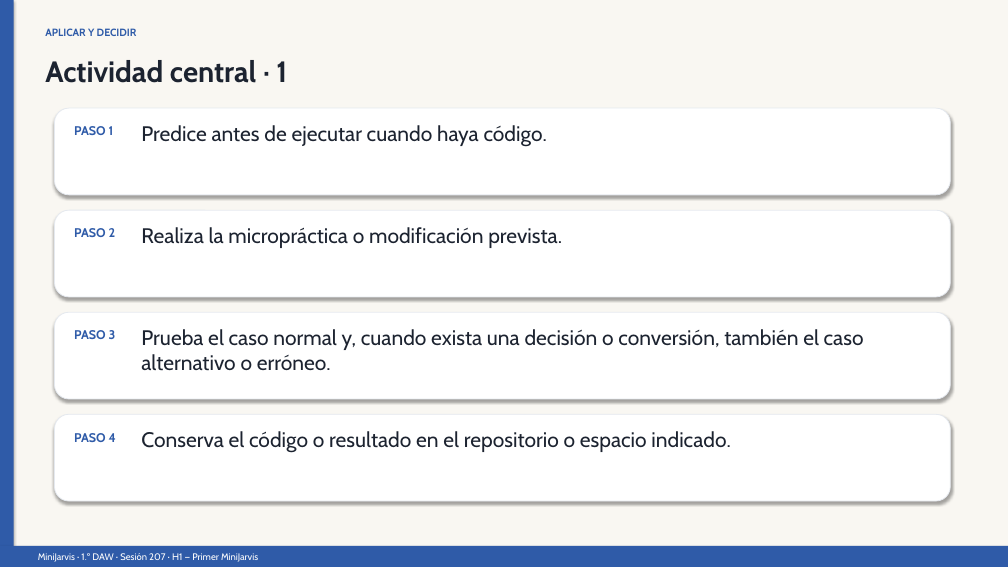
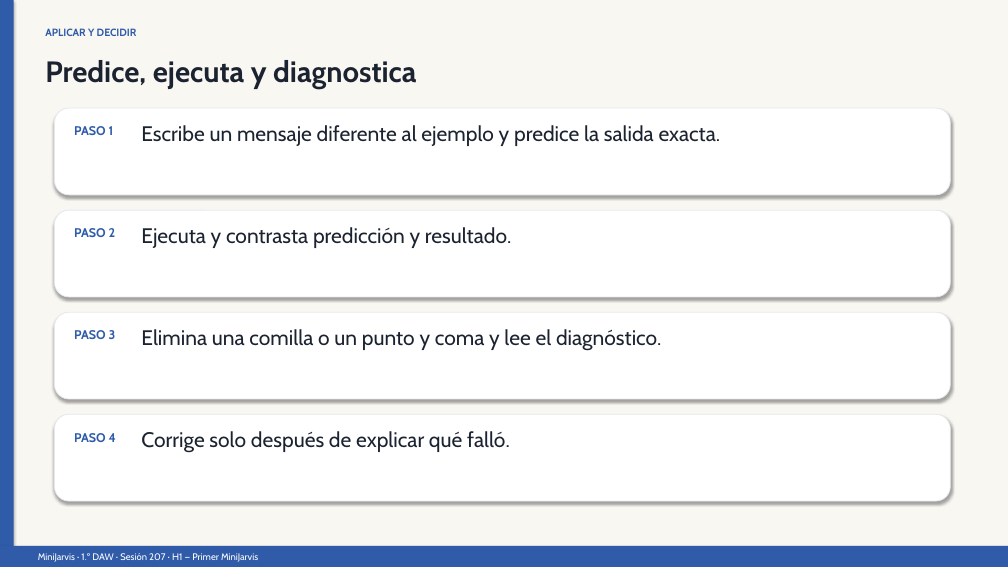
Before and after one commit to llombardero/curso-26-27, a slide deck: slide 6 of 02-PROFESORADO/03-PRESENTACIONES/POR-SESION/h1/S207-entorno-de-trabajo-intellij-proyecto-y-ejecucion-presentacion.pptx (slide 5 before the commit). Drawn at 1008x567 pixels with LibreOffice and Linux fonts; fonts in the diff are those of the drawing. Boxes give left, top, right and bottom in pixels: in the first picture for what was removed or moved away, otherwise in the second. Text is boxed around its words. In the diff, an @@ line names an element or a change of style, - is before the commit and + after.

```diff
--- a/02-PROFESORADO/03-PRESENTACIONES/POR-SESION/h1/S207-entorno-de-trabajo-intellij-proyecto-y-ejecucion-presentacion.pptx
+++ b/02-PROFESORADO/03-PRESENTACIONES/POR-SESION/h1/S207-entorno-de-trabajo-intellij-proyecto-y-ejecucion-presentacion.pptx
@@ text at [45, 60, 416, 89]: text changed @@
-Actividad central · 1
+Predice, ejecuta y diagnostica
@@ text at [141, 125, 721, 146]: text changed @@
-Predice antes de ejecutar cuando haya código.
+Escribe un mensaje diferente al ejemplo y predice la salida exacta.
@@ text at [141, 227, 512, 248]: text changed @@
-Realiza la micropráctica o modificación prevista.
+Ejecuta y contrasta predicción y resultado.
@@ text at [141, 329, 661, 351]: text changed @@
-Prueba el caso normal y, cuando exista una decisión o conversión, también el caso alternativo o erróneo.
+Elimina una comilla o un punto y coma y lee el diagnóstico.
@@ text at [141, 431, 510, 453]: text changed @@
-Conserva el código o resultado en el repositorio o espacio indicado.
+Corrige solo después de explicar qué falló.
```
Also in this commit, not shown: 3 other slides changed, 5 slides added, 5 slides removed, 41 other files.
